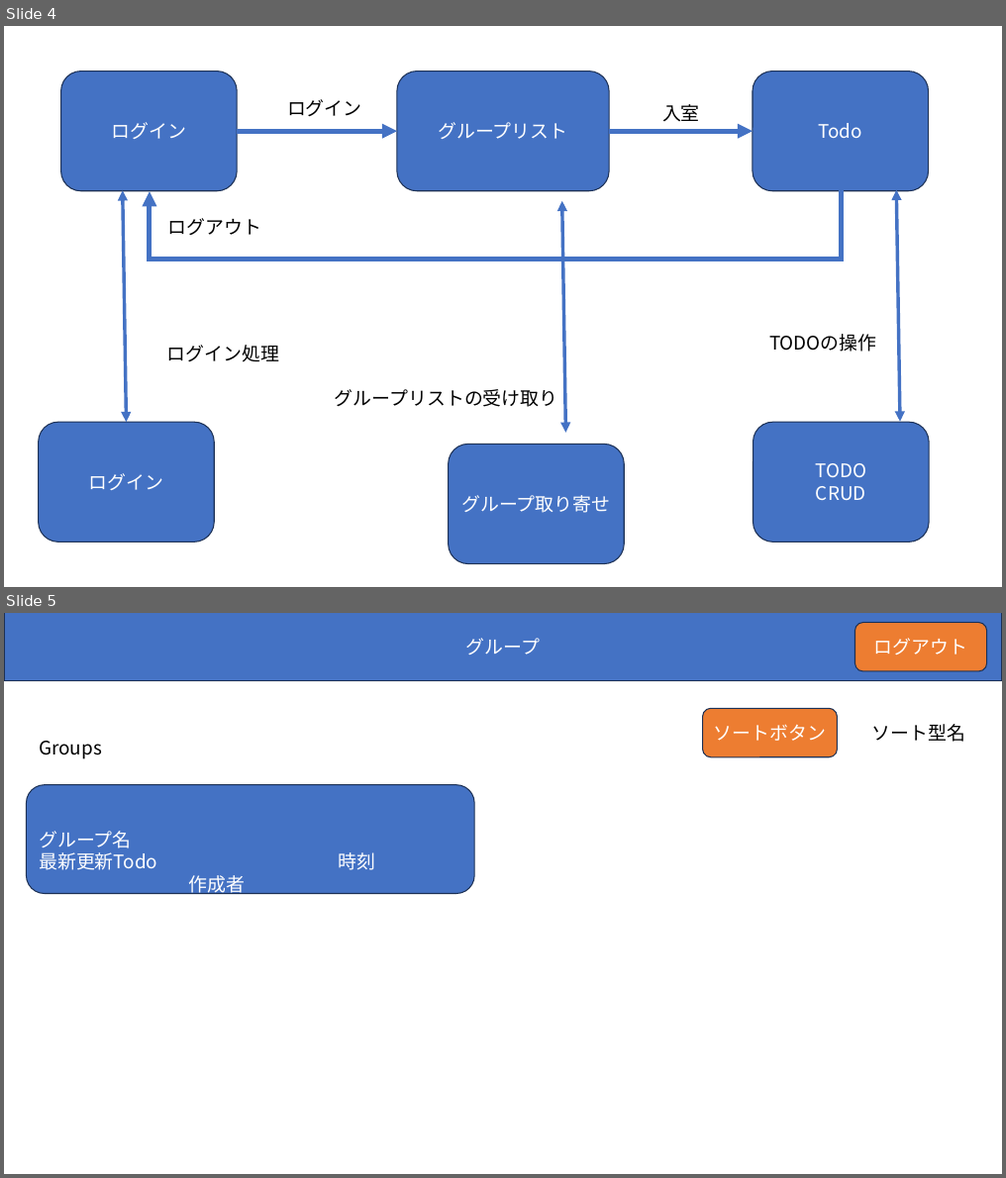
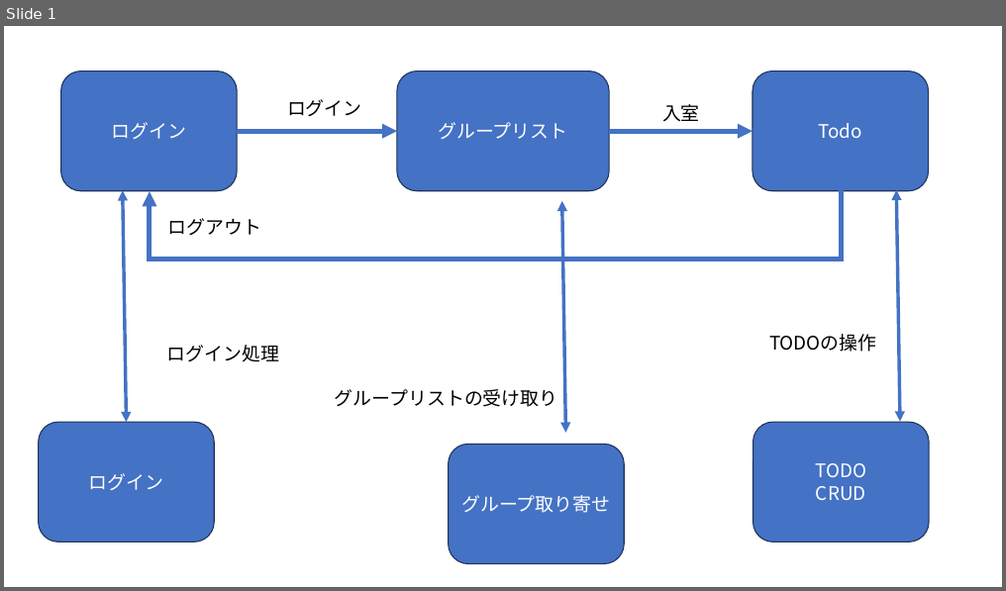
Before and after one commit to webfrontier-intern-20231002-20231031/todo-team-a, a slide deck: doc/Todo.pptx. Shown one above the other, each under a label of ours: slides 4 and 5 before the commit, slide 1 after it. The pictures are 1006x1178 and 1006x591 pixels, drawn with LibreOffice and Linux fonts; fonts in the diff are those of the drawing. Boxes give left, top, right and bottom in pixels: in the first picture for what was removed or moved away, otherwise in the second. Text is boxed around its words. In the diff, an @@ line names an element or a change of style, - is before the commit and + after.

```diff
--- a/doc/Todo.pptx
+++ b/doc/Todo.pptx
@@ slide 5 removed at (4, 613, 1002, 1174), background #FFFFFF @@
@@ rectangle removed at (4, 613, 1002, 680) @@
-グループ
@@ rounded rectangle removed at (855, 622, 987, 670) @@
-ログアウト
@@ rounded rectangle removed at (703, 708, 838, 757) @@
-ソートボタン
@@ text removed at (872, 724, 965, 742) @@
-ソート型名
@@ text removed at (39, 741, 102, 760) @@
-Groups
@@ rounded rectangle removed at (27, 785, 475, 894) @@
-グループ名
-最新更新Todo 時刻 作成者
@@ what was slide 4 is now slide 1 @@
```
Also in this commit, not shown: 1 slide changed, 7 slides added, 3 other slides removed, 9 other files.
